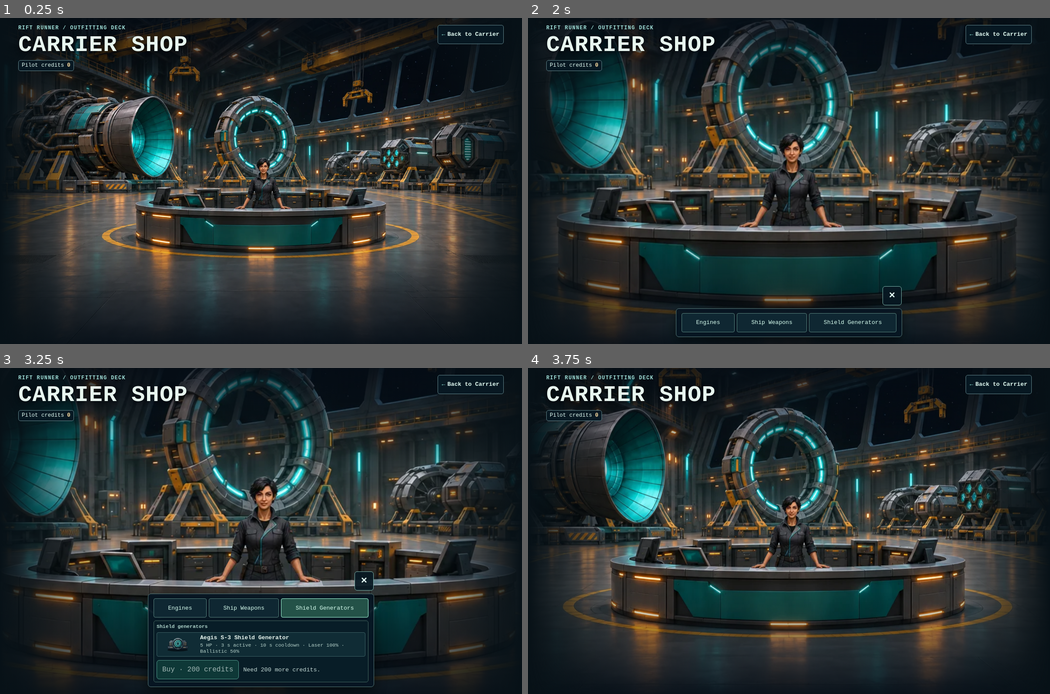
Above: before the commit, frames 1-4 (two rows, left to right).
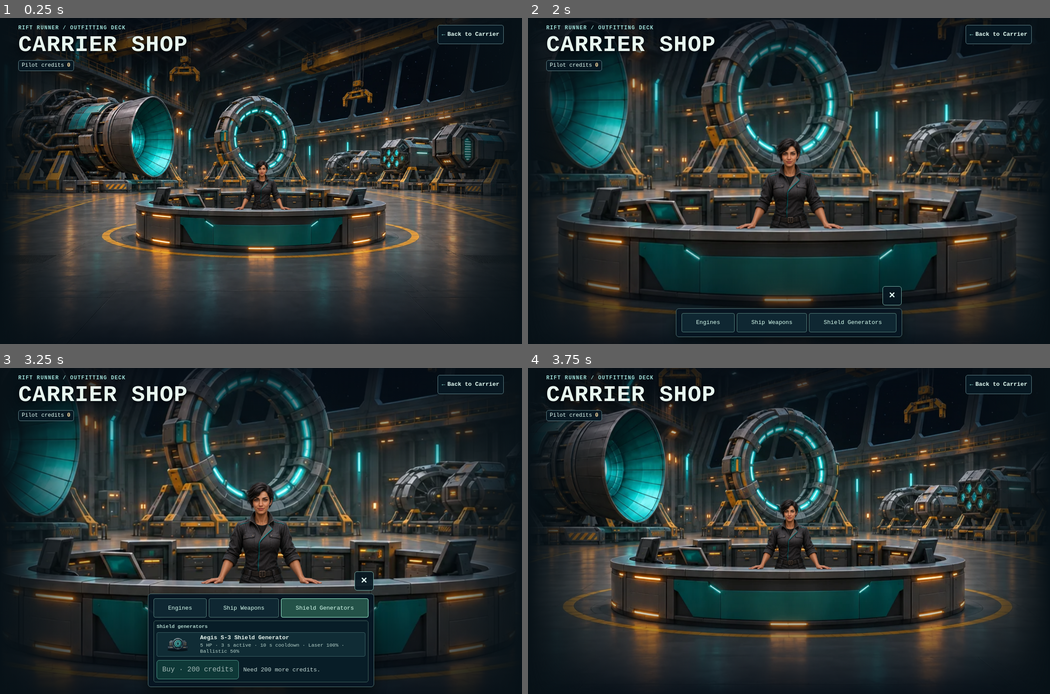
Above: after the commit, the same moments.

Repository: gambizt3-dev/rift-runner
Game: browser game, page carrier-shop.html
Two runs of this game, one before a commit and one after it. Both use one fixed random seed, a clock stepped at 60 frames per second and the inputs below.
Inputs (mouse positions are in pixels of both pictures, inside the frame that each line leads up to):
- Up to frame 1 (0.25 s): no input
- Up to frame 2 (2 s): click (789, 181) at 0.27 s; click (789, 242) at 1.07 s; click "End conversation with Mara Ve…" at 1.27 s; click (684, 148) at 1.67 s; click "Talk to Mara Venn, quartermas…" at 1.87 s
- Up to frame 3 (3.25 s): click (475, 423) at 2.27 s; click "Ship Weapons" at 2.47 s; click (417, 658) at 2.87 s; click "Shield Generators" at 3.07 s
- Up to frame 4 (3.75 s): click (528, 690) at 3.47 s; click "×" at 3.67 s

The runs differ from the first frame. In frame 1, 0.4% of the frame differs, in the area x 44-56%, y 42-60%; in frame 2, 1.4%; in frame 3, 1.8%, in the area x 38-62%, y 33-67%; in frame 4, 0.8%.

Commit message:
Use separate high-resolution transparent Mara artwork in the shop

Diff:
--- a/carrier-shop-talk.js
+++ b/carrier-shop-talk.js
@@ -2,16 +2,20 @@
 (() => {
  const conversation=document.getElementById('shop-conversation'),trigger=document.getElementById('shop-talk-trigger');
  const topics=document.getElementById('shop-talk-topics'),voice=document.getElementById('shop-mara-voice');
- const scene=document.getElementById('shop-scene'),plate=document.getElementById('shop-clean-plate'),back=document.getElementById('shop-camera-back');
+ const scene=document.getElementById('shop-scene'),plate=document.getElementById('shop-clean-plate'),sprite=document.getElementById('shop-mara-sprite'),back=document.getElementById('shop-camera-back');
  if(!conversation||!trigger||!topics||!scene||!back)return;
  const wideView=window.matchMedia?.('(min-aspect-ratio: 5/4)');
- // Both the visual cutout and the tap target are defined in source-image pixels.
+ // All boxes and face anchors use clean-plate source pixels.
+ // A tighter sprite uses its real aspect ratio, contained and bottom-aligned
+ // to spriteBox. Adjust the bottom edge of spriteBox to seat the hands.
  const art={
   portrait:{width:1024,height:1536,x:517,y:624,zoom:2.18,box:[398,582,634,779],
+   sprite:'mara-portrait.webp',spriteBox:[398,582,634,779],
    cut:[[397,775],[422,758],[433,757],[450,730],[458,709],[464,688],[471,673],[488,664],[493,659],
     [484,644],[484,620],[492,599],[508,583],[532,583],[546,593],[552,611],[554,634],[550,649],
     [548,662],[568,667],[581,679],[587,703],[593,728],[608,756],[628,760],[635,774],[613,776],[584,774],[528,773],[470,774],[437,779],[406,779]]},
   landscape:{width:1536,height:1024,x:771,y:468,zoom:2.06,box:[685,441,860,600],
+   sprite:'mara-wide.webp',spriteBox:[685,441,860,600],
    cut:[[686,602],[694,590],[716,583],[727,563],[735,521],[742,509],[750,506],[757,499],
     [753,490],[750,476],[754,459],[765,446],[781,444],[792,450],[800,464],[799,479],[797,490],
     [790,501],[802,506],[813,512],[824,540],[831,570],[841,586],[856,592],[860,602],[832,602],[776,600],[715,603]]}
@@ -24,16 +28,22 @@
   const fit=Math.max(w/f.width,h/f.height),x0=(w-f.width*fit)*.5,y0=(h-f.height*fit)*.54;
   const x=n=>x0+n*fit,y=n=>y0+n*fit;
   const unit=n=>Math.round(n*1000)/1000+'px';
-  const [l,t,r,b]=f.box,bw=Math.max(44,(r-l)*fit),bh=Math.max(44,(b-t)*fit);
+  const cleanReady=plate?.complete===true&&plate.naturalWidth===f.width&&plate.naturalHeight===f.height;
+  const loadedSprite=(sprite?.currentSrc||'').split(/[?#]/,1)[0].split('/').pop();
+  const sharp=cleanReady&&sprite?.complete===true&&sprite.naturalWidth>0&&sprite.naturalHeight>0&&loadedSprite===f.sprite;
+  const [sl,st,sr,sb]=f.spriteBox;
+  const [l,t,r,b]=sharp?f.spriteBox:f.box,bw=Math.max(44,(r-l)*fit),bh=Math.max(44,(b-t)*fit);
   const values={
    x:unit(clamp(x((l+r)/2)-bw/2,0,Math.max(0,w-bw))),
    y:unit(clamp(y((t+b)/2)-bh/2,0,Math.max(0,h-bh))),w:unit(bw),h:unit(bh),
    'pan-x':unit(clamp(w*.5-x(f.x)*f.zoom,w*(1-f.zoom),0)),
    'pan-y':unit(clamp(h*.38-y(f.y)*f.zoom,h*(1-f.zoom),0)),
+   'sprite-x':unit(x(sl)),'sprite-y':unit(y(st)),'sprite-w':unit((sr-sl)*fit),'sprite-h':unit((sb-st)*fit),
    zoom:String(f.zoom),outline:'polygon('+f.cut.map(([cx,cy])=>unit(x(cx))+' '+unit(y(cy))).join(', ')+')'
   };
   for(const [k,value] of Object.entries(values))scene.style.setProperty('--mara-'+k,value);
-  scene.dataset.composite=String(plate?.complete===true&&plate.naturalWidth===f.width&&plate.naturalHeight===f.height);
+  scene.dataset.composite=String(cleanReady);
+  scene.dataset.foreground=sharp?'sharp':'legacy';
   trigger.hidden=false;
  }
  layoutCamera();
@@ -41,6 +51,8 @@
  wideView?.addEventListener?.('change',layoutCamera);
  plate?.addEventListener?.('load',layoutCamera);
  plate?.addEventListener?.('error',layoutCamera);
+ sprite?.addEventListener?.('load',layoutCamera);
+ sprite?.addEventListener?.('error',layoutCamera);
  function stopVoice(){
   if(!voice)return;
   voice.pause();
--- a/carrier-shop.css
+++ b/carrier-shop.css
@@ -24,7 +24,16 @@
 .shop-scene img{display:block;width:100%;height:100%;object-fit:cover;object-position:50% 54%}
 .shop-clean-plate{visibility:hidden}
 .shop-scene[data-composite="true"] .shop-clean-plate{visibility:visible}
-.shop-scene[data-composite="true"] .shop-mara-art{clip-path:var(--mara-outline,none)}
+/* The pre-V71 complete picture is always a usable single-art fallback.
+   Enable the clean plate and a single foreground atomically. */
+.shop-scene[data-composite="true"]:not([data-foreground="sharp"]) .shop-mara-art{clip-path:var(--mara-outline,none)}
+.shop-scene .shop-mara-sprite{
+ inset:auto;left:var(--mara-sprite-x);top:var(--mara-sprite-y);width:var(--mara-sprite-w);height:var(--mara-sprite-h);
+ visibility:hidden;pointer-events:none;
+}
+.shop-mara-sprite img{object-fit:contain;object-position:50% 100%}
+.shop-scene[data-foreground="sharp"] .shop-mara-art{visibility:hidden}
+.shop-scene[data-foreground="sharp"] .shop-mara-sprite{visibility:visible}
 .shop-scene::after{
  content:"";position:absolute;inset:0;pointer-events:none;
  background:linear-gradient(#040c15ef 0%,#050e18c5 10%,#050e1800 35%,#040d1600 62%,#040d16cc 89%,#040d16f4 100%);
--- a/carrier-shop.html
+++ b/carrier-shop.html
@@ -11,9 +11,9 @@
 <link rel="icon" type="image/png" href="./rift-192.png">
 <link rel="apple-touch-icon" href="./rift-180.png">
 <link rel="manifest" href="./manifest.webmanifest">
-<link rel="stylesheet" href="./carrier-shop.css?v=6">
+<link rel="stylesheet" href="./carrier-shop.css?v=71">
 <script src="./pilot-credits.js?v=2" defer></script>
-<script src="./carrier-shop-talk.js?v=5" defer></script>
+<script src="./carrier-shop-talk.js?v=71" defer></script>
 <script src="./carrier-shop-ambient.js?v=2" defer></script>
 </head>
 <body>
@@ -27,6 +27,10 @@
    <picture class="shop-mara-art" id="shop-mara-art">
     <source media="(min-aspect-ratio: 5/4)" srcset="./carrier-shop-wide.webp?v=65" width="1536" height="1024">
     <img src="./carrier-shop.webp?v=65" width="1024" height="1536" alt="" fetchpriority="high">
+   </picture>
+   <picture class="shop-mara-sprite" aria-hidden="true">
+    <source media="(min-aspect-ratio: 5/4)" srcset="./mara-wide.webp?v=71">
+    <img id="shop-mara-sprite" src="./mara-portrait.webp?v=71" alt="" decoding="async">
    </picture>
    <button id="shop-talk-trigger" class="shop-talk-trigger" type="button" aria-label="Talk to Mara Venn, quartermaster" aria-expanded="false" aria-controls="shop-conversation" aria-describedby="shop-mara-transcript" hidden></button>
   </div>
--- a/tests/carrier-shop.test.cjs
+++ b/tests/carrier-shop.test.cjs
@@ -18,18 +18,24 @@
  assert.match(shop,/<source media="\(min-aspect-ratio: 5\/4\)" srcset="\.\/carrier-shop-wide\.webp\?v=65"/);
  assert.match(shop,/srcset="\.\/carrier-shop-wide-empty\.webp\?v=69"/);
  assert.match(shop,/src="\.\/carrier-shop-empty\.webp\?v=69"/);
+ assert.match(shop,/<picture class="shop-mara-sprite" aria-hidden="true">/);
+ assert.match(shop,/srcset="\.\/mara-wide\.webp\?v=71"/);
+ assert.match(shop,/id="shop-mara-sprite" src="\.\/mara-portrait\.webp\?v=71" alt=""/);
  assert.match(shop,/<button id="shop-talk-trigger"[^>]+aria-label="Talk to Mara Venn, quartermaster"[^>]+aria-expanded="false"[^>]+aria-controls="shop-conversation"[^>]+hidden><\/button>/);
  assert.match(shop,/<section class="shop-manifest" id="shop-conversation"[^>]*hidden>/);
  assert.match(shop,/class="shop-sr-only">Welcome aboard/);
  assert.doesNotMatch(shop,/<details|<summary|shop-talk-reply/);
- assert.deepEqual(shop.match(/<script[^>]*>/g),['<script src="./pilot-credits.js?v=2" defer>','<script src="./carrier-shop-talk.js?v=5" defer>','<script src="./carrier-shop-ambient.js?v=2" defer>']);
+ assert.deepEqual(shop.match(/<script[^>]*>/g),['<script src="./pilot-credits.js?v=2" defer>','<script src="./carrier-shop-talk.js?v=71" defer>','<script src="./carrier-shop-ambient.js?v=2" defer>']);
  assert.match(shop,/<audio id="shop-mara-voice" src="\.\/mara-shop-greeting\.mp3" preload="none"><\/audio>/);
  assert.doesNotMatch(shop,/<form\b|<canvas\b|arena-background|carrier-engine-loop/);
  assert.match(css,/env\(safe-area-inset-left/);assert.match(css,/env\(safe-area-inset-right/);
  assert.match(css,/env\(safe-area-inset-top/);assert.match(css,/env\(safe-area-inset-bottom/);
  assert.match(css,/block-size:100dvh/);assert.match(css,/object-fit:cover;object-position:50% 54%/);
  assert.match(css,/\[data-focus="true"\] .shop-camera\{transform:translate/);
- assert.match(css,/\[data-composite="true"\] .shop-mara-art\{clip-path:/);
+ assert.match(css,/\[data-composite="true"\]:not\(\[data-foreground="sharp"\]\) .shop-mara-art\{clip-path:/);
+ assert.match(css,/\[data-foreground="sharp"\] .shop-mara-art\{visibility:hidden\}/);
+ assert.match(css,/\[data-foreground="sharp"\] .shop-mara-sprite\{visibility:visible\}/);
+ assert.match(css,/\.shop-mara-sprite img\{object-fit:contain;object-position:50% 100%\}/);
  assert.match(css,/prefers-reduced-motion:reduce\)\{\.shop-camera\{transition:none/);
  assert.match(css,/min-block-size:44px/);assert.match(css,/\.shop-back:focus-visible/);
 });
@@ -54,14 +60,14 @@
  const [engines,weapons,shields]=[38,23,41].map(scrollTop=>mk({scrollTop}));
  const trigger=mk(),back=mk(),conversation=mk(),scene=mk({clientWidth:width,clientHeight:height,style:{setProperty(k,v){values[k]=v;}}});
  const audio=[],voice=mk({currentTime:19,play(){audio.push(['play',this.currentTime]);return Promise.reject(new Error('mock iOS media rejection'));},pause(){audio.push(['pause']);}});
- const plate=mk({complete:false,naturalWidth:0,naturalHeight:0}),query=mk({matches:wide});
- const nodes={'shop-conversation':conversation,'shop-talk-trigger':trigger,'shop-camera-back':back,'shop-scene':scene,'shop-clean-plate':plate,
+ const plate=mk({complete:false,naturalWidth:0,naturalHeight:0}),sprite=mk({complete:false,naturalWidth:0,naturalHeight:0,currentSrc:''}),query=mk({matches:wide});
+ const nodes={'shop-conversation':conversation,'shop-talk-trigger':trigger,'shop-camera-back':back,'shop-scene':scene,'shop-clean-plate':plate,'shop-mara-sprite':sprite,
   'shop-mara-voice':voice,'shop-talk-topics':mk({querySelectorAll:()=>buttons}),
   'shop-catalog-engines':engines,'shop-catalog-weapons':weapons,'shop-catalog-shields':shields,...extra};
  const document=mk({hidden:false,getElementById:id=>nodes[id]??null}),window=mk({matchMedia:()=>query,...win});
  const emit=(node,name,event={})=>{for(const listener of node.events[name]??[])listener(event);};
  const context=vm.createContext({window,document});
- return {context,values,buttons,catalogs:[engines,weapons,shields],trigger,back,conversation,scene,audio,voice,plate,query,document,window,emit};
+ return {context,values,buttons,catalogs:[engines,weapons,shields],trigger,back,conversation,scene,audio,voice,plate,sprite,query,document,window,emit};
 }
 test('Mara hotspot centers zoom from the real cropped portrait and landscape assets',()=>{
  const s=shopFixture(),{values,scene,emit,query,window,plate,trigger}=s;
@@ -169,3 +175,31 @@
  assert.equal(fixture.window.RiftCredits.getBalance(),20);
  buttons.click();assert.equal(fixture.window.RiftCredits.getBalance(),20);
 });
+test('separate sharp sprites take over only when their matching clean plate and orientation are both ready',()=>{
+ const s=shopFixture(),{values,scene,emit,query,plate,sprite}=s;
+ vm.runInContext(read('carrier-shop-talk.js'),s.context);
+ const n=key=>parseFloat(values['--mara-'+key]);
+ const path='https://rift.local/';
+ assert.equal(scene.dataset.foreground,'legacy');assert.equal(scene.dataset.composite,'false');
+ Object.assign(sprite,{complete:true,naturalWidth:980,naturalHeight:1055,currentSrc:path+'mara-portrait.webp?v=71'});
+ emit(sprite,'load');assert.equal(scene.dataset.foreground,'legacy','never overlay a sprite on the uncut fallback');
+ Object.assign(plate,{complete:true,naturalWidth:1024,naturalHeight:1536});emit(plate,'load');
+ assert.equal(scene.dataset.foreground,'sharp');assert.equal(scene.dataset.composite,'true');
+ assert.ok(n('sprite-w')>75&&n('sprite-h')>75);
+ assert.ok(n('sprite-x')+n('sprite-w')/2>=n('x')&&n('sprite-x')+n('sprite-w')/2<=n('x')+n('w'));
+ assert.ok(n('sprite-y')+n('sprite-h')/2>=n('y')&&n('sprite-y')+n('sprite-h')/2<=n('y')+n('h'));
+ const oldWidth=n('sprite-w');
+ Object.assign(scene,{clientWidth:844,clientHeight:390});query.matches=true;emit(query,'change');
+ assert.equal(scene.dataset.foreground,'legacy');assert.equal(scene.dataset.composite,'false');
+ Object.assign(plate,{naturalWidth:1536,naturalHeight:1024});emit(plate,'load');
+ assert.equal(scene.dataset.composite,'true');
+ assert.equal(scene.dataset.foreground,'legacy','correct plate with stale portrait sprite still uses old layered art');
+ Object.assign(sprite,{currentSrc:path+'mara-wide.webp?v=71',complete:false});emit(sprite,'load');
+ assert.equal(scene.dataset.foreground,'legacy','request not complete');
+ Object.assign(sprite,{complete:true,naturalWidth:880,naturalHeight:770});emit(sprite,'load');
+ assert.equal(scene.dataset.foreground,'sharp');assert.notEqual(n('sprite-w'),oldWidth);
+ Object.assign(sprite,{naturalWidth:0,naturalHeight:0});emit(sprite,'error');
+ assert.equal(scene.dataset.foreground,'legacy');assert.equal(scene.dataset.composite,'true');
+ Object.assign(plate,{naturalWidth:0,naturalHeight:0});emit(plate,'error');
+ assert.equal(scene.dataset.composite,'false');
+});
Binary file added: mara-portrait.webp
Binary file added: mara-wide.webp
